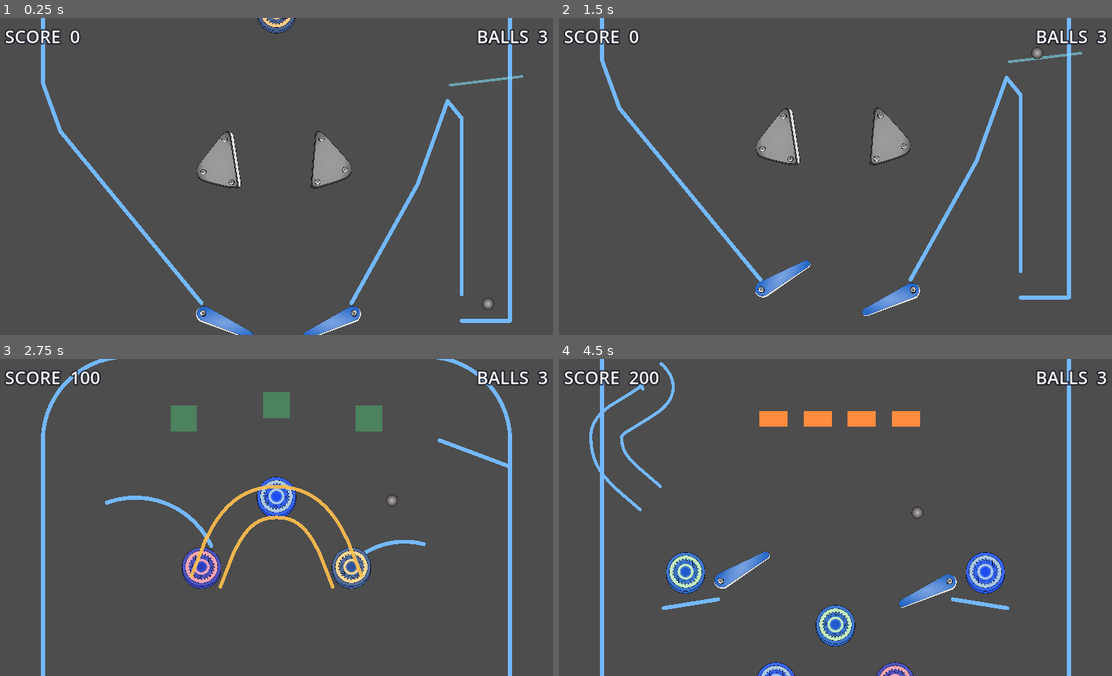
Above: before the commit, frames 1-4 (two rows, left to right).
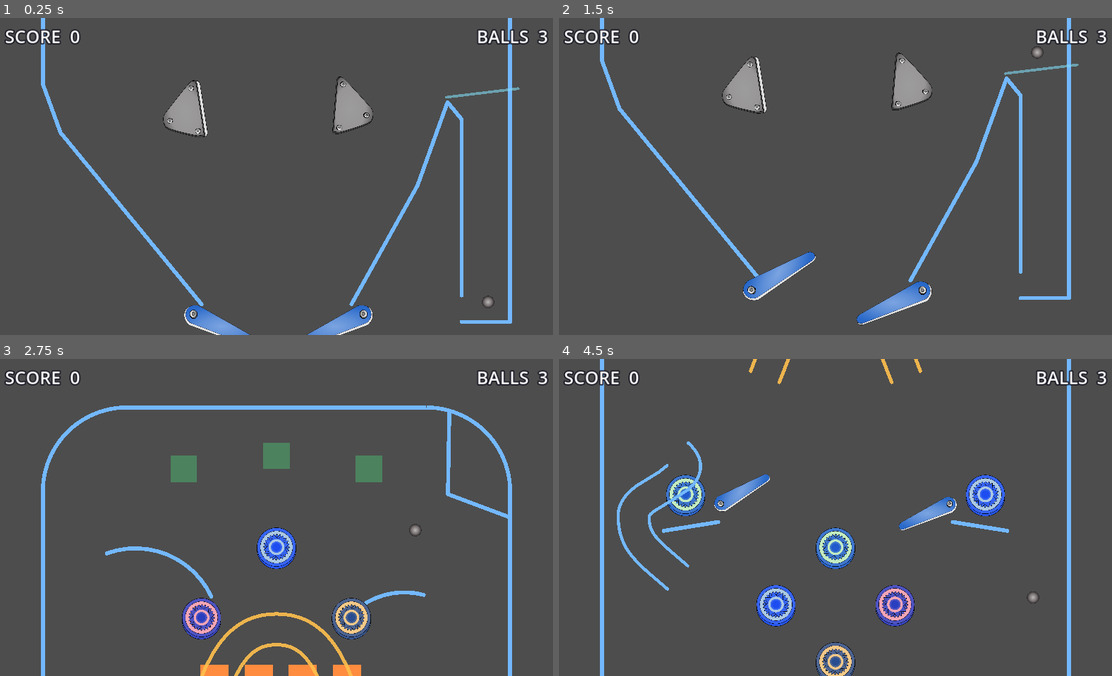
Above: after the commit, the same moments.

Repository: eddieedease/gdpb
Game: Godot game, scene res://scenes/advanced_table.tscn
The game is run twice, just before and just after one commit, with the same random seed, the same clock (stepped at 60 frames per second) and the same inputs. This scene is started directly instead of the project's main scene.
Inputs:
- Up to frame 1 (0.25 s): no input
- Up to frame 2 (1.5 s): tap Enter (restart) at 0.5, 1.25 s; hold Space (launch) 0.53-1.28 s; hold A (flipper_left) from 1.28 s (still down); tap Space (launch) at 1.35 s
- Up to frame 3 (2.75 s): release A (flipper_left) at 2.03 s; hold Space (launch) from 2.03 s (still down)
- Up to frame 4 (4.5 s): release Space (launch) at 2.78 s; tap Space (launch) at 2.85, 4.35 s; hold Space (launch) 3.53-4.28 s; hold A (flipper_left) from 3.53 s (still down)

The runs differ from the first frame. In frame 1, 5.2% of the frame differs, in the area x 7-95%, y 0-100%; in frame 2, 5.0%; in frame 3, 12%, in the area x 7-93%, y 0-100%; in frame 4, 12%.

Commit message:
Self-healing drop targets; smoother rail/ramp channels
- drop_target.gd rebuilds its CollisionShape2D/Visual at runtime if they
  are missing, so a target whose children got deleted while editing no
  longer errors ("Node not found: CollisionShape2D") - it just works.
- rail.gd / ramp.gd: remove self-intersection loops from the offset walls
  (a naive perpendicular offset barbs inward on tight bends) and make the
  rail walls frictionless. The example rail now carries the ball up and
  out the top on a solid shot (exits at ~2600+ speed) instead of snagging.

Note: a tight uphill U-turn still needs momentum - weak shots stall.
Gentler curves flow at lower speeds.

Co-Authored-By: Claude Opus 4.8 <noreply@anthropic.com>

Diff:
--- a/scenes/advanced_table.tscn
+++ b/scenes/advanced_table.tscn
@@ -14,16 +14,10 @@
 [ext_resource type="PackedScene" path="res://scenes/rail.tscn" id="16_rail"]
 [ext_resource type="PackedScene" path="res://scenes/ramp.tscn" id="17_ramp"]
 
-[sub_resource type="RectangleShape2D" id="RectangleShape2D_pxcm0"]
-size = Vector2(64, 34)
-
 [sub_resource type="RectangleShape2D" id="RectangleShape2D_a0uye"]
 size = Vector2(64, 34)
 
 [sub_resource type="RectangleShape2D" id="RectangleShape2D_k4m7e"]
-size = Vector2(64, 34)
-
-[sub_resource type="RectangleShape2D" id="RectangleShape2D_ce7l3"]
 size = Vector2(64, 34)
 
 [sub_resource type="RectangleShape2D" id="RectangleShape2D_oe7jm"]
@@ -73,7 +67,7 @@
 points = PackedVector2Array(1060, 2380, 1060, 1980, 1028, 1941, 960, 2130, 810, 2400)
 
 [node name="Deflector" parent="." instance=ExtResource("5_6qs8c")]
-points = PackedVector2Array(1170, 360, 1010, 300)
+points = PackedVector2Array(1170, 360, 1028.87, 307.075, 1032, 123)
 
 [node name="OrbitLeft" parent="." instance=ExtResource("5_6qs8c")]
 points = PackedVector2Array(255.016, 441.458, 277.529, 434.808, 300.689, 430.984, 324.145, 430.045, 347.537, 432.006, 370.509, 436.837, 392.71, 444.463, 413.801, 454.769, 433.46, 467.597, 451.387, 482.751, 467.309, 500, 480.983, 519.081, 492.198, 539.703)
@@ -82,9 +76,11 @@
 points = PackedVector2Array(782.776, 615, 792.904, 599.477, 804.663, 585.15, 817.911, 572.187, 832.492, 560.744, 848.232, 550.956, 864.944, 542.94, 882.429, 536.792, 900.48, 532.583, 918.881, 530.364, 937.415, 530.162, 955.861, 531.979, 973.999, 535.793)
 
 [node name="LedgeLeft" parent="." instance=ExtResource("5_6qs8c")]
+position = Vector2(0, -296)
 points = PackedVector2Array(250, 1440, 374, 1420)
 
 [node name="LedgeRight" parent="." instance=ExtResource("5_6qs8c")]
+position = Vector2(0, -296)
 points = PackedVector2Array(1030, 1440, 906, 1420)
 
 [node name="Bumper0" parent="." instance=ExtResource("7_t1bve")]
@@ -101,50 +97,43 @@
 
 [node name="Bumper3" parent="." instance=ExtResource("7_t1bve")]
 modulate = Color(0.8, 1, 0.85, 1)
-position = Vector2(640, 1480)
+position = Vector2(640, 1184)
 
 [node name="Bumper4" parent="." instance=ExtResource("7_t1bve")]
 modulate = Color(0.7, 0.85, 1, 1)
-position = Vector2(505, 1610)
+position = Vector2(505, 1314)
 
 [node name="Bumper5" parent="." instance=ExtResource("7_t1bve")]
 modulate = Color(1, 0.7, 0.8, 1)
-position = Vector2(775, 1610)
+position = Vector2(775, 1314)
 
 [node name="Bumper6" parent="." instance=ExtResource("7_t1bve")]
 modulate = Color(1, 0.85, 0.6, 1)
-position = Vector2(640, 1740)
+position = Vector2(640, 1444)
 
 [node name="Bumper7" parent="." instance=ExtResource("7_t1bve")]
 modulate = Color(0.8, 1, 0.85, 1)
-position = Vector2(300, 1360)
+position = Vector2(300, 1064)
 
 [node name="Bumper8" parent="." instance=ExtResource("7_t1bve")]
 modulate = Color(0.7, 0.85, 1, 1)
-position = Vector2(980, 1360)
+position = Vector2(980, 1064)
 
 [node name="SlingshotLeft" parent="." instance=ExtResource("9_kus3o")]
-position = Vector2(504, 2080)
+position = Vector2(428, 1961)
 rotation = -1.72514
 
 [node name="SlingshotRight" parent="." instance=ExtResource("10_4c6oi")]
-position = Vector2(767, 2077)
+position = Vector2(816, 1951)
 rotation = -1.48766
 scale = Vector2(1, -1)
 
 [node name="DropTarget0" type="StaticBody2D" parent="." groups=["drop_targets"]]
-position = Vector2(500, 1010)
-script = ExtResource("11_doqff")
-
-[node name="CollisionShape2D" type="CollisionShape2D" parent="DropTarget0"]
-shape = SubResource("RectangleShape2D_pxcm0")
-
-[node name="Visual" type="Polygon2D" parent="DropTarget0"]
-color = Color(1, 0.55, 0.25, 1)
-polygon = PackedVector2Array(-32, -17, 32, -17, 32, 17, -32, 17)
+position = Vector2(500, 711)
+script = ExtResource("11_doqff")
 
 [node name="DropTarget1" type="StaticBody2D" parent="." groups=["drop_targets"]]
-position = Vector2(600, 1010)
+position = Vector2(600, 711)
 script = ExtResource("11_doqff")
 
 [node name="CollisionShape2D" type="CollisionShape2D" parent="DropTarget1"]
@@ -155,7 +144,7 @@
 polygon = PackedVector2Array(-32, -17, 32, -17, 32, 17, -32, 17)
 
 [node name="DropTarget2" type="StaticBody2D" parent="." groups=["drop_targets"]]
-position = Vector2(700, 1010)
+position = Vector2(700, 711)
 script = ExtResource("11_doqff")
 
 [node name="CollisionShape2D" type="CollisionShape2D" parent="DropTarget2"]
@@ -166,31 +155,22 @@
 polygon = PackedVector2Array(-32, -17, 32, -17, 32, 17, -32, 17)
 
 [node name="DropTarget3" type="StaticBody2D" parent="." groups=["drop_targets"]]
-position = Vector2(800, 1010)
-script = ExtResource("11_doqff")
-
-[node name="CollisionShape2D" type="CollisionShape2D" parent="DropTarget3"]
-shape = SubResource("RectangleShape2D_ce7l3")
-
-[node name="Visual" type="Polygon2D" parent="DropTarget3"]
-color = Color(1, 0.55, 0.25, 1)
-polygon = PackedVector2Array(-32, -17, 32, -17, 32, 17, -32, 17)
+position = Vector2(800, 711)
+script = ExtResource("11_doqff")
 
 [node name="FlipperMainLeft" parent="." instance=ExtResource("12_78gja")]
-position = Vector2(472, 2424)
-rotate_speed = 19.0
+position = Vector2(450, 2424)
+scale = Vector2(1.3, 1.3)
 
 [node name="FlipperMainRight" parent="." instance=ExtResource("14_3tj61")]
-position = Vector2(817, 2424)
-rotate_speed = 19.0
+position = Vector2(839, 2424)
+scale = Vector2(1.3, 1.3)
 
 [node name="FlipperUpperLeft" parent="." instance=ExtResource("12_78gja")]
-position = Vector2(380, 1380)
-rotate_speed = 19.0
+position = Vector2(380, 1084)
 
 [node name="FlipperUpperRight" parent="." instance=ExtResource("14_3tj61")]
-position = Vector2(900, 1380)
-rotate_speed = 19.0
+position = Vector2(900, 1084)
 
 [node name="Rollover0" type="Area2D" parent="." groups=["rollovers"]]
 position = Vector2(430, 250)
@@ -229,7 +209,7 @@
 shape = SubResource("RectangleShape2D_0smtb")
 
 [node name="GravityZone" type="Area2D" parent="."]
-position = Vector2(640, 1280)
+position = Vector2(640, 685)
 gravity_space_override = 3
 gravity = 1500.0
 
@@ -238,12 +218,12 @@
 shape = SubResource("RectangleShape2D_dqafr")
 
 [node name="LaneGate" parent="." instance=ExtResource("15_gate")]
-position = Vector2(1115, 1895)
+position = Vector2(1107, 1920)
 rotation = -0.12
 
 [node name="ExampleRail" parent="." instance=ExtResource("16_rail")]
-position = Vector2(180, 1050)
+position = Vector2(242, 1110)
 rotation = -1.5708
 
 [node name="ExampleRamp" parent="." instance=ExtResource("17_ramp")]
-position = Vector2(640, 560)
+position = Vector2(640, 734)
--- a/scenes/flipper_left.tscn
+++ b/scenes/flipper_left.tscn
@@ -4,7 +4,6 @@
 [ext_resource type="Texture2D" uid="uid://djs5kccxjlyu8" path="res://assets/sprites/Part__g1457.png" id="2"]
 
 [node name="FlipperLeft" type="AnimatableBody2D"]
-sync_to_physics = true
 script = ExtResource("1")
 
 [node name="Sprite2D" type="Sprite2D" parent="."]
--- a/scenes/flipper_right.tscn
+++ b/scenes/flipper_right.tscn
@@ -4,7 +4,6 @@
 [ext_resource type="Texture2D" uid="uid://qsoxq01ml4y8" path="res://assets/sprites/Part__g1458.png" id="2"]
 
 [node name="FlipperRight" type="AnimatableBody2D"]
-sync_to_physics = true
 script = ExtResource("1")
 input_action = "flipper_right"
 rest_angle_deg = -25.0
--- a/scripts/drop_target.gd
+++ b/scripts/drop_target.gd
@@ -1,15 +1,38 @@
 extends StaticBody2D
 ## A drop target: knocked down (hidden + non-colliding) when hit, awarding
 ## points. A bank of them is reset together by the table controller.
+## Self-heals: if its CollisionShape2D / Visual children are missing (e.g. they
+## got deleted while editing), it rebuilds defaults so it never errors.
 
 signal hit(target)
 
 @export var points := 500
+@export var target_size := Vector2(64, 34)
 
 var is_down := false
+var _collision: CollisionShape2D
+var _visual: CanvasItem
 
-@onready var _collision: CollisionShape2D = $CollisionShape2D
-@onready var _visual: CanvasItem = get_node_or_null("Visual")
+
+func _ready() -> void:
+	_collision = get_node_or_null("CollisionShape2D")
+	if _collision == null:
+		_collision = CollisionShape2D.new()
+		_collision.name = "CollisionShape2D"
+		var shape := RectangleShape2D.new()
+		shape.size = target_size
+		_collision.shape = shape
+		add_child(_collision)
+	_visual = get_node_or_null("Visual")
+	if _visual == null:
+		var poly := Polygon2D.new()
+		poly.name = "Visual"
+		poly.color = Color(1, 0.55, 0.25)
+		var hx := target_size.x * 0.5
+		var hy := target_size.y * 0.5
+		poly.polygon = PackedVector2Array([Vector2(-hx, -hy), Vector2(hx, -hy), Vector2(hx, hy), Vector2(-hx, hy)])
+		add_child(poly)
+		_visual = poly
 
 
 func on_ball_hit(_ball: RigidBody2D) -> void:
--- a/scripts/rail.gd
+++ b/scripts/rail.gd
@@ -15,7 +15,7 @@
 		smoothness = v
 		_refresh()
 @export var wall_bounce := 0.2
-@export var wall_friction := 0.05
+@export var wall_friction := 0.0
 
 @onready var _left: Line2D = $Left
 @onready var _right: Line2D = $Right
@@ -46,9 +46,11 @@
 	_right.points = _offset(center, -channel_width * 0.5)
 
 
-## Offset a polyline sideways by d (perpendicular to its direction).
+## Offset a polyline sideways by d (perpendicular to its direction), then remove
+## self-intersection loops so the inner wall of a tight curve stays smooth (a
+## naive offset barbs inward on tight bends and snags the ball).
 func _offset(pts: PackedVector2Array, d: float) -> PackedVector2Array:
-	var out := PackedVector2Array()
+	var raw := PackedVector2Array()
 	var n := pts.size()
 	for i in n:
 		var dir: Vector2
@@ -61,8 +63,37 @@
 		if dir.length() < 0.001:
 			dir = Vector2.RIGHT
 		dir = dir.normalized()
-		out.append(pts[i] + Vector2(-dir.y, dir.x) * d)
+		raw.append(pts[i] + Vector2(-dir.y, dir.x) * d)
+	return _remove_loops(raw)
+
+
+## Drop any point whose incoming segment crosses an earlier segment - that loop
+## is a self-intersection barb from offsetting a concave curve.
+func _remove_loops(pts: PackedVector2Array) -> PackedVector2Array:
+	var out := PackedVector2Array()
+	for p in pts:
+		out.append(p)
+		var m := out.size()
+		if m < 4:
+			continue
+		for j in range(m - 3):
+			if _segments_cross(out[m - 2], out[m - 1], out[j], out[j + 1]):
+				var keep := out.slice(0, j + 1)
+				keep.append(out[m - 1])
+				out = keep
+				break
 	return out
+
+
+func _segments_cross(a: Vector2, b: Vector2, c: Vector2, e: Vector2) -> bool:
+	var r := b - a
+	var s := e - c
+	var rxs := r.cross(s)
+	if absf(rxs) < 0.0001:
+		return false
+	var t := (c - a).cross(s) / rxs
+	var u := (c - a).cross(r) / rxs
+	return t > 0.01 and t < 0.99 and u > 0.01 and u < 0.99
 
 
 func _build_collision(pts: PackedVector2Array) -> void:
--- a/scripts/ramp.gd
+++ b/scripts/ramp.gd
@@ -56,7 +56,7 @@
 
 
 func _offset(pts: PackedVector2Array, d: float) -> PackedVector2Array:
-	var out := PackedVector2Array()
+	var raw := PackedVector2Array()
 	var n := pts.size()
 	for i in n:
 		var dir: Vector2
@@ -69,8 +69,36 @@
 		if dir.length() < 0.001:
 			dir = Vector2.RIGHT
 		dir = dir.normalized()
-		out.append(pts[i] + Vector2(-dir.y, dir.x) * d)
+		raw.append(pts[i] + Vector2(-dir.y, dir.x) * d)
+	return _remove_loops(raw)
+
+
+## Drop self-intersection loops so a tight bend's inner wall stays smooth.
+func _remove_loops(pts: PackedVector2Array) -> PackedVector2Array:
+	var out := PackedVector2Array()
+	for p in pts:
+		out.append(p)
+		var m := out.size()
+		if m < 4:
+			continue
+		for j in range(m - 3):
+			if _segments_cross(out[m - 2], out[m - 1], out[j], out[j + 1]):
+				var keep := out.slice(0, j + 1)
+				keep.append(out[m - 1])
+				out = keep
+				break
 	return out
+
+
+func _segments_cross(a: Vector2, b: Vector2, c: Vector2, e: Vector2) -> bool:
+	var r := b - a
+	var s := e - c
+	var rxs := r.cross(s)
+	if absf(rxs) < 0.0001:
+		return false
+	var t := (c - a).cross(s) / rxs
+	var u := (c - a).cross(r) / rxs
+	return t > 0.01 and t < 0.99 and u > 0.01 and u < 0.99
 
 
 func _build_wall(pts: PackedVector2Array) -> void:
Not shown: 1 places in scenes/advanced_table.tscn that only renumber resources
